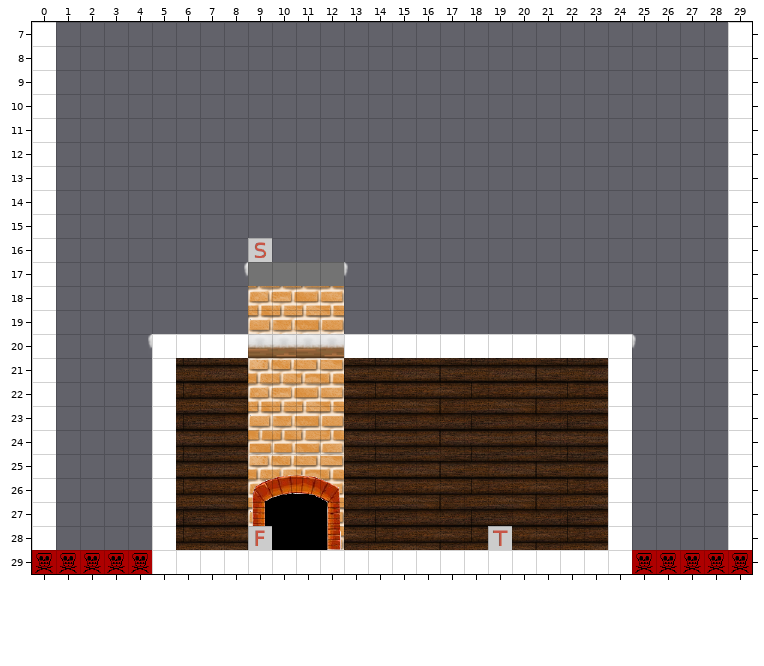
Tiled map: assets/levels/house0.tmx. Above, as it was before the edit.
Cells are 32x32 px. Shown: x 0..29, y 7..29.
Now the later version:
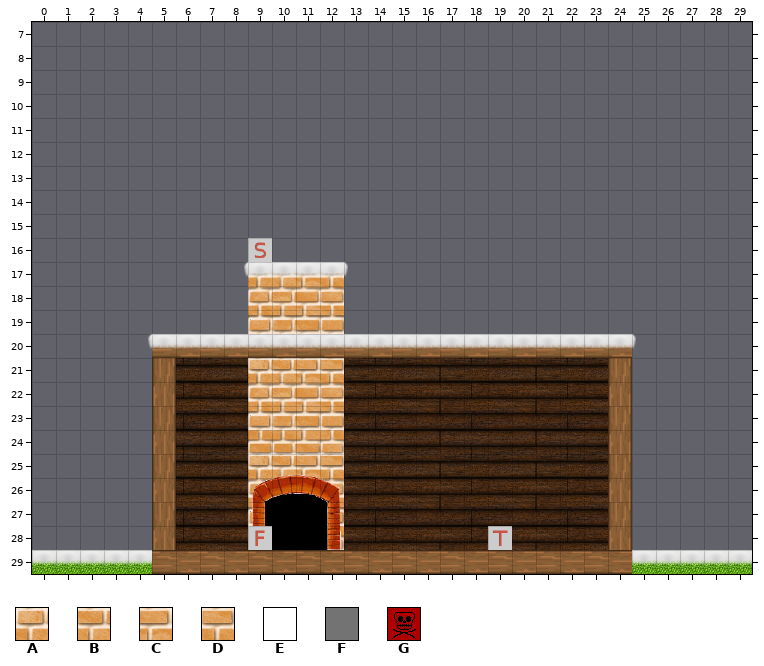
Key: from "ForegroundHouse": A 0, B 1, C 2, D 3; from "Simple": E 1 "normal", F 2 "chimney_top", G 7 "death".
_ is an empty cell, # one hidden under a higher layer.
From the commit log: Fixed blemish in level0.
Diff:
Layer "Background":
y 17: x 9 # -> _
Layer "Middleground":
y 17: x 9..12 ____ -> ABCD
Layer "Platforms" (now hidden):
y 7..16: x 0 E -> _; x 29 E -> _
y 17: x 0 E -> _; x 9..12 FFFF -> ____; x 29 E -> _
y 18..19: x 0 E -> _; x 29 E -> _
y 20: x 0 E -> _; x 5..8 EEEE -> ____; x 13..24 EEEEEEEEEEEE -> ____________; x 29 E -> _
y 21..28: x 0 E -> _; x 5 E -> _; x 24 E -> _; x 29 E -> _
y 29: x 0..29 GGGGGEEEEEEEEEEEEEEEEEEEEGGGGG -> ______________________________
Changed places in both pictures, as pixel boxes (x1, y1, x2, y2):
changed: (32, 22, 752, 574)
